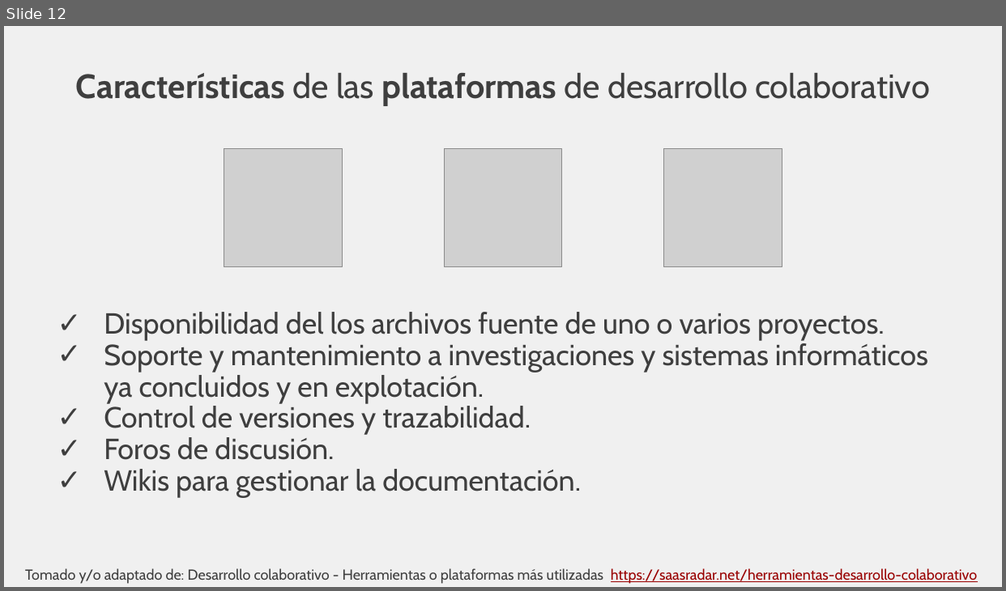
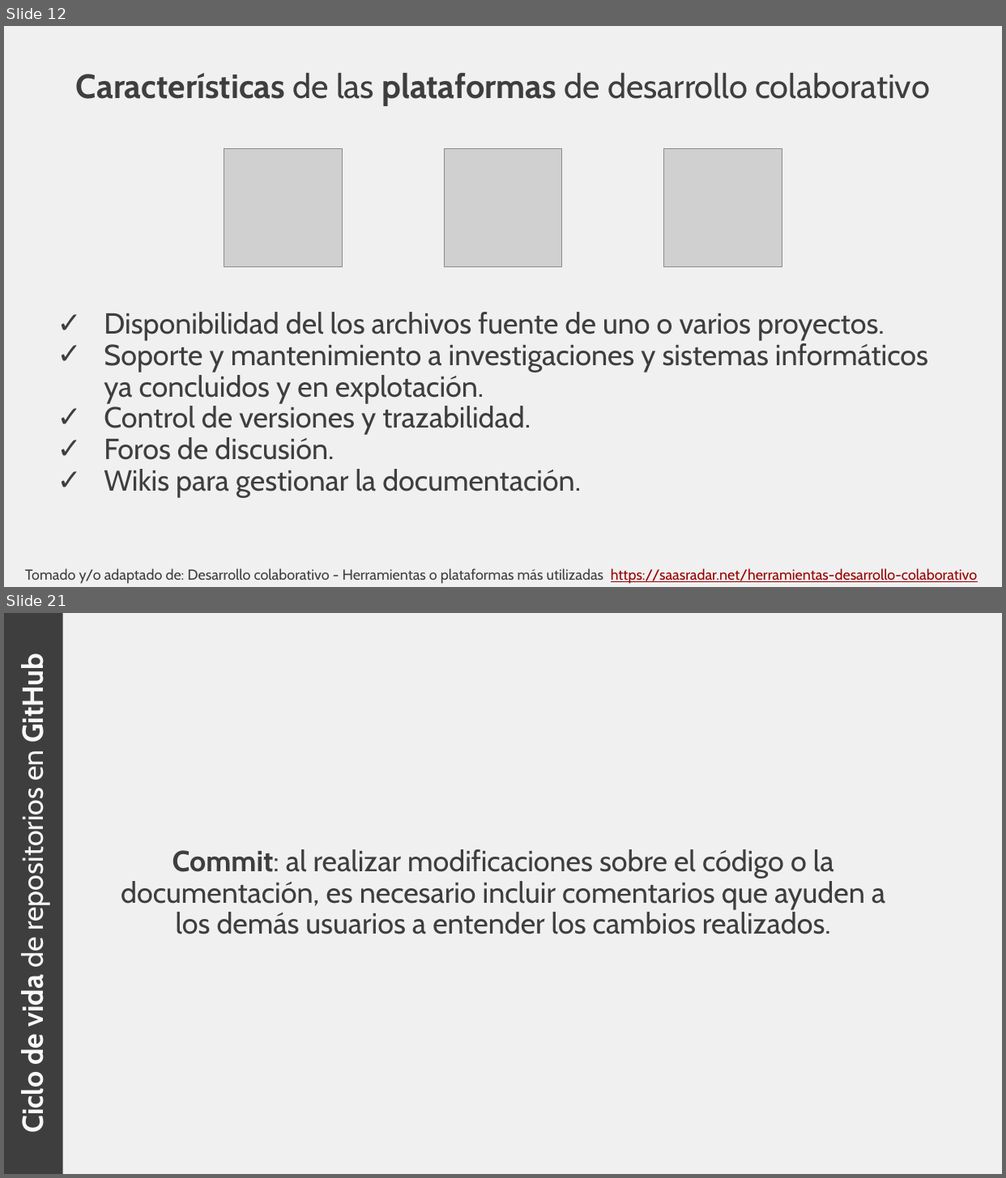
Before and after one commit to rcfdtools/R.TeachingResearchGuide, a slide deck: Section01/Section01.pptx. Shown one above the other, each under a label of ours: slide 12 before the commit, slides 12 and 21 after it; the slides between them are not shown. The pictures are 1006x591 and 1006x1178 pixels, drawn with LibreOffice and Linux fonts; fonts in the diff are those of the drawing; grey boxes stand for pictures. Boxes give left, top, right and bottom in pixels: in the first picture for what was removed or moved away, otherwise in the second. Text is boxed around its words. In the diff, an @@ line names an element or a change of style, - is before the commit and + after.

```diff
--- a/Section01/Section01.pptx
+++ b/Section01/Section01.pptx
@@ slide 21 added at (4,613,1002,1174), background #F0F0F0 @@
@@ rectangle added at (4,613,63,1174), fill #3E3E3E, 28 pt, text #F8F8F8, bold @@
+Ciclo de vida de repositorios en GitHub
@@ text added at (121,850,885,935), 28 pt, text #3E3E3E @@
+Commit: al realizar modificaciones sobre el código o la documentación, es necesario incluir comentarios que ayuden a los demás usuarios a entender los cambios realizados.
```
Also in this commit, not shown: 1 slide changed, 10 other slides added, 1 slide removed, 2 other files.
